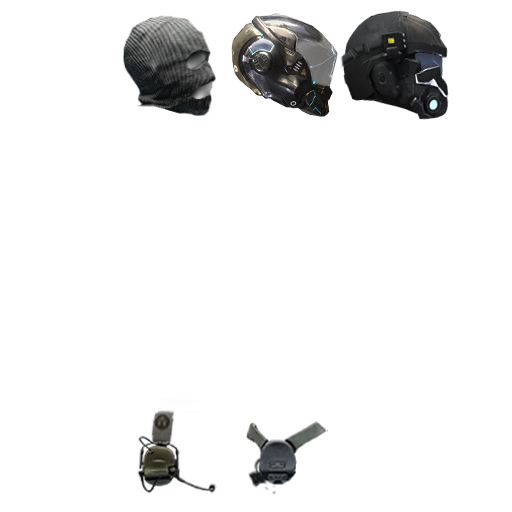
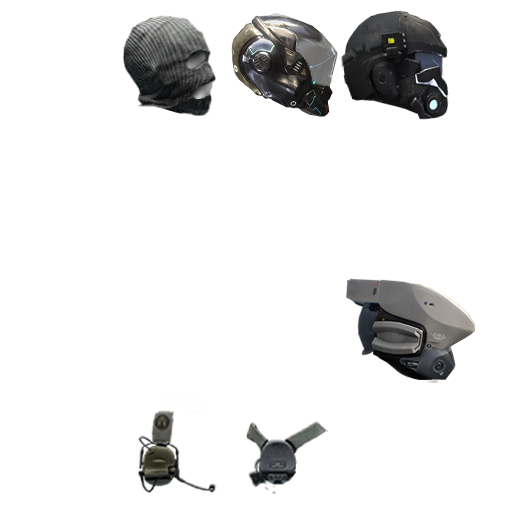
Layers edited between the first and the second 512px x 512px image:
added layer "Слой 61" above "Слой 60" over [346, 278, 475, 380]
added layer "Слой 60" above "Слой 34" over [363, 286, 451, 383]
